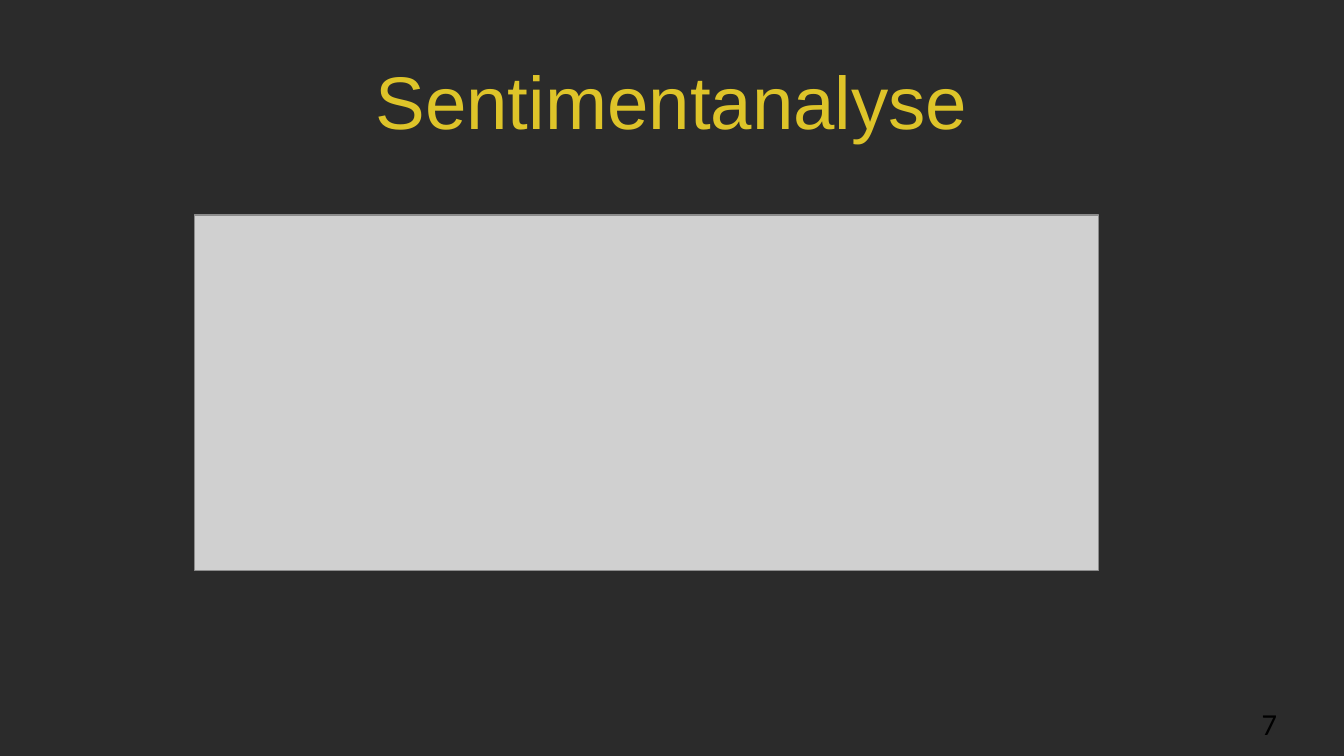
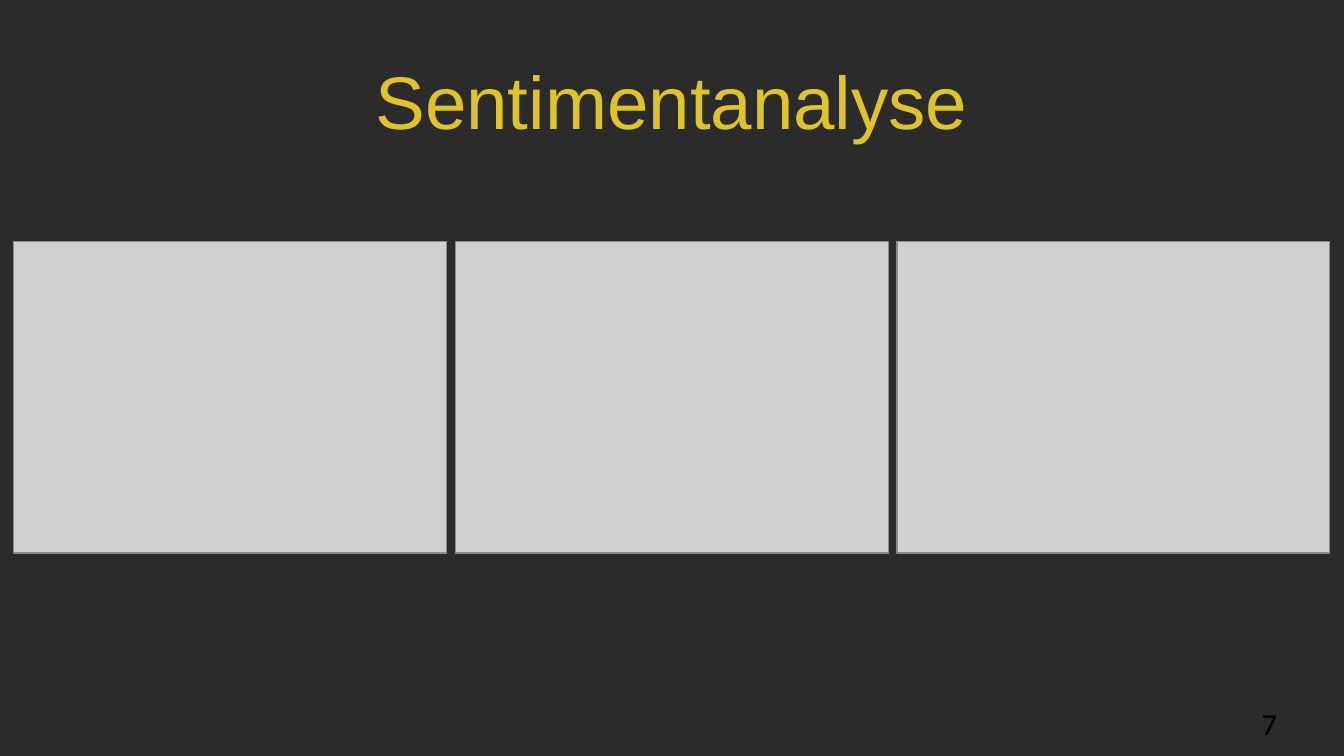
Before and after one commit to ohneBohne/Data_Challenges, a slide deck: slide 7 of Endpräsentation_Fahrrad&Bahn.pptx. Drawn at 1344x756 pixels with LibreOffice and Linux fonts; fonts in the diff are those of the drawing; grey boxes stand for pictures; background and template pictures are left out; a plain dark background stands for a picture behind light text. Boxes give left, top, right and bottom in pixels: in the first picture for what was removed or moved away, otherwise in the second. Text is boxed around its words. In the diff, an @@ line names an element or a change of style, - is before the commit and + after.

```diff
--- a/Endpräsentation_Fahrrad&Bahn.pptx
+++ b/Endpräsentation_Fahrrad&Bahn.pptx
@@ picture removed at (195,215,1100,571) @@
@@ picture added at (13,241,446,554) @@
@@ picture added at (456,241,889,554) @@
@@ picture added at (898,241,1331,554) @@
```
Also in this commit, not shown: 3 other slides changed, 1 other file.
